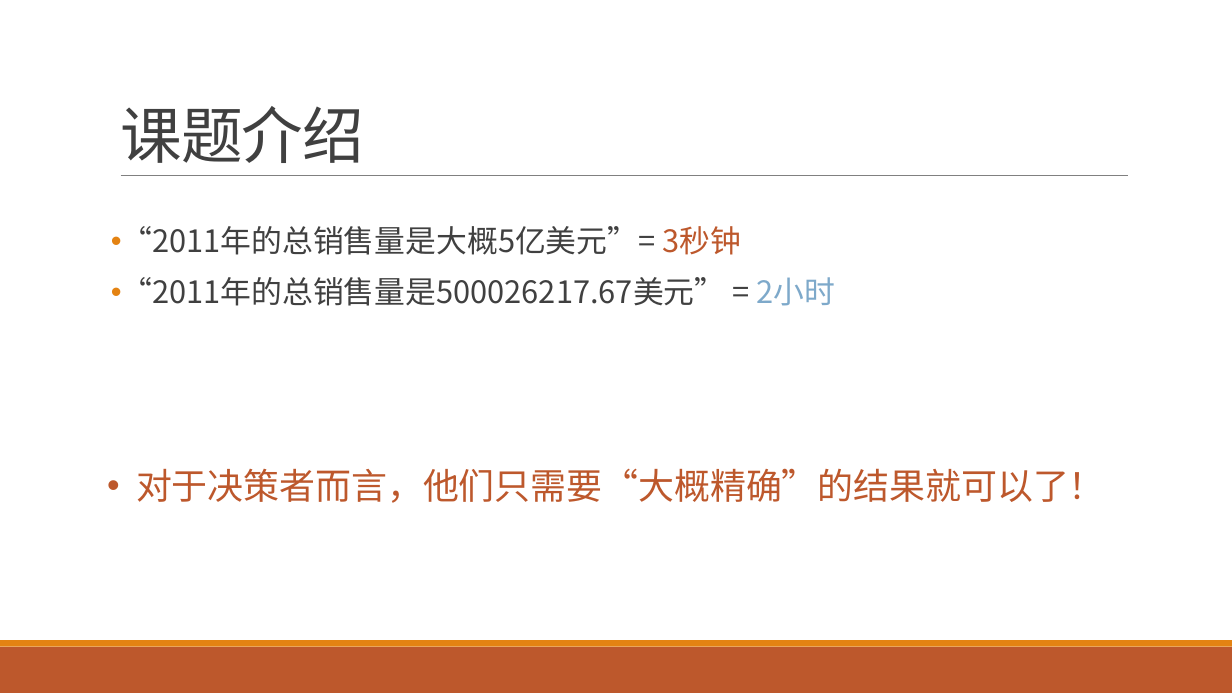
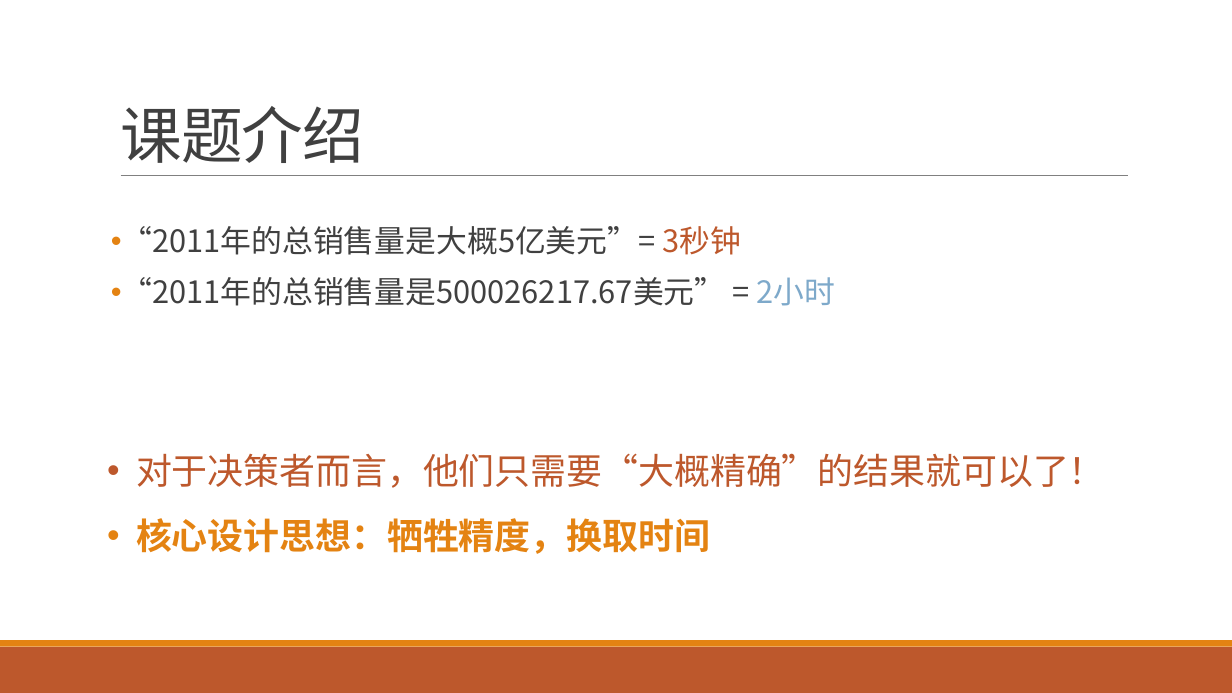
Before and after one commit to DarkForte/GraduationThesis, a slide deck: slide 7 of 毕业论文答辩 交互式大数据分析系统.pptx. Drawn at 1232x693 pixels with LibreOffice and Linux fonts; fonts in the diff are those of the drawing. Boxes give left, top, right and bottom in pixels: in the first picture for what was removed or moved away, otherwise in the second. Text is boxed around its words. In the diff, an @@ line names an element or a change of style, - is before the commit and + after.

```diff
--- a/毕业论文答辩 交互式大数据分析系统.pptx
+++ b/毕业论文答辩 交互式大数据分析系统.pptx
@@ text "对于决策者而言，他们只需要“大概精确”的结果就可以了！": place and size @@
-text "对于决策者而言，他们只需要“大概精确”的结果就可以了！" at <box>136,468,1105,503</box>
+text "对于决策者而言，他们只需要“大概精确”的结果就可以了！" at <box>136,453,1105,554</box>
@@ text at <box>136,453,1105,488</box>: line spacing 1 to 1.5 @@
@@ text at <box>136,518,710,554</box>: paragraph added @@
+• 核心设计思想：牺牲精度，换取时间
```
Also in this commit, not shown: 1 other slide changed, 1 slide removed.
